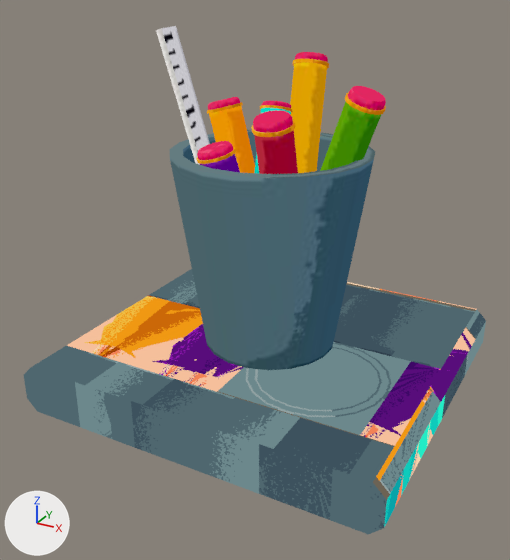
Before and after pictures for a commit that changed the glTF model public/models/lowpix/figures/hikidashi/cup.glb.
The view is the same before and after, from a camera (50 mm lens) standing at (17.9, -34.6, 23.8) and looking at (-0.2, -1.7, 7.4). The lights are fixed; the arrows at lower left show +X, +Y and +Z. The picture after the commit comes second. Where no turn or scale is listed for an object, it has been applied to the vertices. Vertices at exactly the same position are counted once.

The first picture shows 'base', 'mesh'.
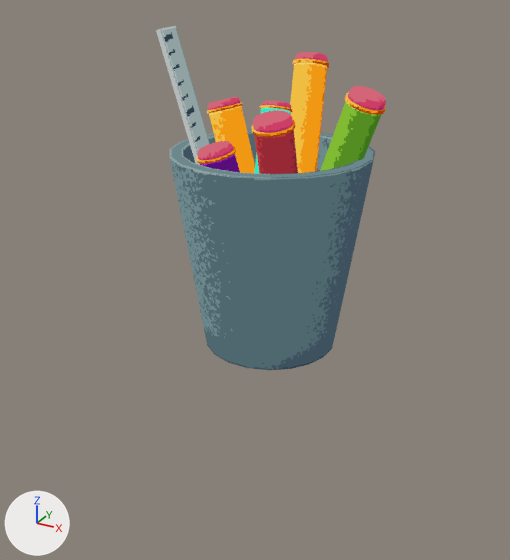
The newer file is also rescaled (x1.868), turned or shifted as a whole; pictures and numbers use the older file's frame.

What differs and where, as boxes [x1, y1, x2, y2] in the pictures (510 x 560 px; the box of a moved part takes in the faces that stretch with it):
'base', deleted (cyan): before [24, 269, 486, 534]
'mesh', surface changed: [156, 26, 386, 370] in both
part 1 of me_mesh, moved or reshaped: [170, 130, 375, 370] in both
part 2 of me_mesh, surface changed: [156, 26, 386, 358] in both

Diff of the bpy script that builds the scene:
```diff
--- a/public/models/lowpix/figures/hikidashi/cup.glb.py
+++ b/public/models/lowpix/figures/hikidashi/cup.glb.py
@@ mat_pixel_card @@
 n8 = _N.new('ShaderNodeTexImage'); n8.name = 'Image Texture'
-n8.image = img_atlas_001
+n8.image = img_atlas
+n8.interpolation = 'Closest'
 n8.extension = 'EXTEND'
@@ me_mesh @@
 me_mesh.from_pydata(...)  # 1814 vertices, 3630 faces; spans x -6.2..6.1, y -5.8..6.0, z -9.0..9.0
 # used by ob_mesh; location = (0.0, 0.0, 12.0)
+# me_mesh part 1: 120 of 1814 vertices moved; they spanned x -5.6..5.6, y -5.3..5.4, z -9.0..4.8 and now span x -5.6..5.6, y -5.3..5.4, z -9.0..4.8; mean shift (0.0, 0.0, 0.0); largest move (-5.0, 2.5, 2.7) -> (3.9, 0.4, -9.0)
+# me_mesh part 2: 3314 kept faces spanning x -6.2..6.1, y -5.8..6.0, z -9.0..9.0 get new texture (UV) coordinates
 me_mesh.materials.append(mat_pixel_card)
@@ ob_base @@
-ob_base = bpy.data.objects.new('base', me_base)
-ob_base.location = (0.0, 0.0, 1.5)
```
